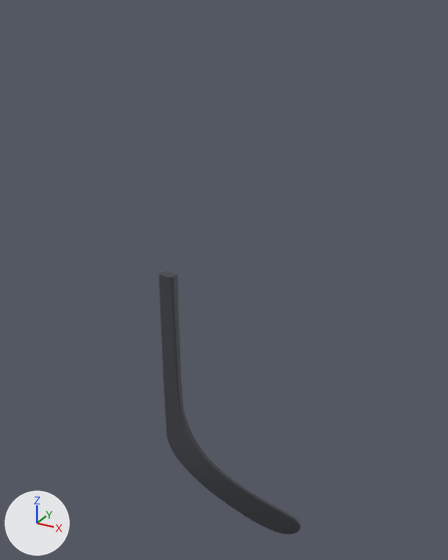
Before and after pictures for a commit that changed the glTF model alle_curves/P32-ST.glb.
The view is the same before and after, from a 50 mm lens placed at (413.0, -786.0, 644.0), pointed at (-28.0, 15.0, 244.0). Lighting does not change. The marker at lower left points along +X, +Y and +Z. The first picture is the older version. Vertices at exactly the same position are counted once.

Script lines for the objects in view, before the commit:
```python
me_geometry_0 = bpy.data.meshes.new('geometry_0')
me_geometry_0.from_pydata(...)  # 7499 vertices, 14993 faces; spans x -123.0..123.0, y -36.0..36.0, z -253.0..253.0
me_geometry_0.materials.append(mat_carbon)  # dark grey #42454b
ob_geometry_0 = bpy.data.objects.new('geometry_0', me_geometry_0)
ob_geometry_0.location = (0.0, 0.0, 0.0)
```
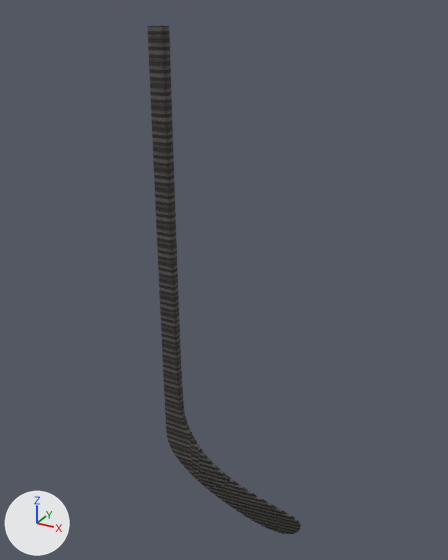
Edits to the scene script, one JSON object a line:
```json
{"block": "me_geometry_0", "where": "# used by ob_geometry_0; location = (0.0, 0.0, 0.0)"}
{"op": "remove", "block": "me_geometry_0", "code": "me_geometry_0.from_pydata(...)  # 7499 vertices, 14993 faces; spans x -123.0..123.0, y -36.0..36.0, z -253.0..253.0"}
{"op": "add", "block": "me_geometry_0", "code": "me_geometry_0.from_pydata(...)  # 7499 vertices, 14993 faces; spans x -123.0..123.0, y -36.0..36.0, z -253.0..621.0"}
{"block": "me_geometry_0", "change": "me_geometry_0 part 1: all 3192 vertices in x -123.0..-87.0, y -36.0..-16.0, z -9.0..253.0 are scaled about their middle by (1, 1, 2.4), then moved by (0.0, 0.0, 185.0)"}
```

What differs and where, as boxes [x1, y1, x2, y2] in the pictures (448 x 560 px; the box of a moved part takes in the faces that stretch with it):
```json
{"object": "geometry_0", "change": "reshaped", "before": [159, 271, 301, 534], "after": [147, 26, 301, 534], "on screen": "8% wider, 93% taller"}
{"part": 1, "of": "me_geometry_0", "change": "moved or reshaped", "before": [159, 271, 185, 417], "after": [147, 26, 185, 417]}
```
